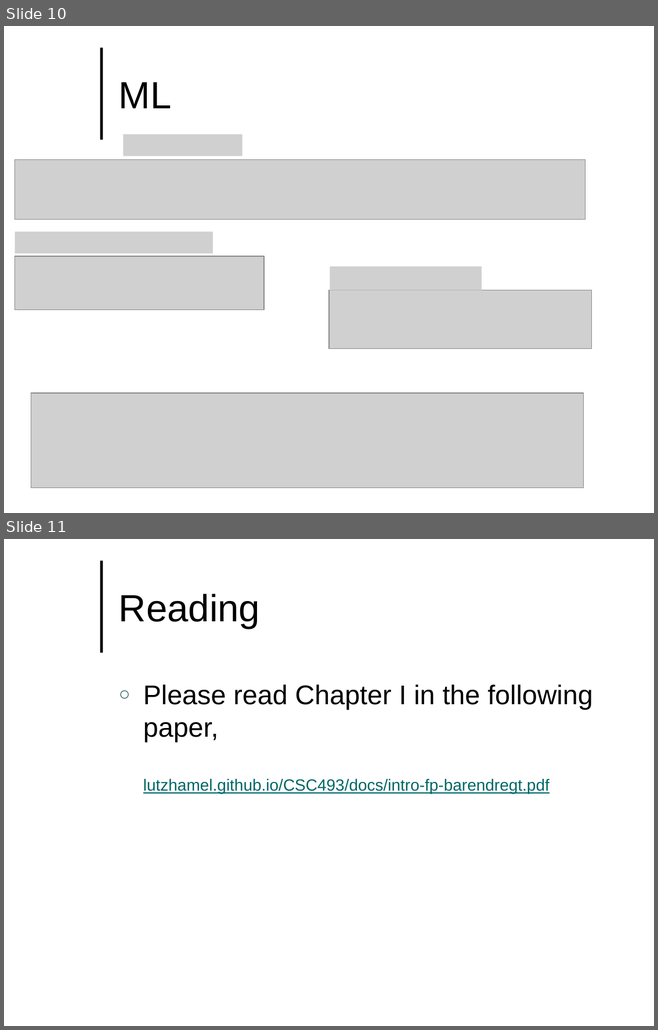
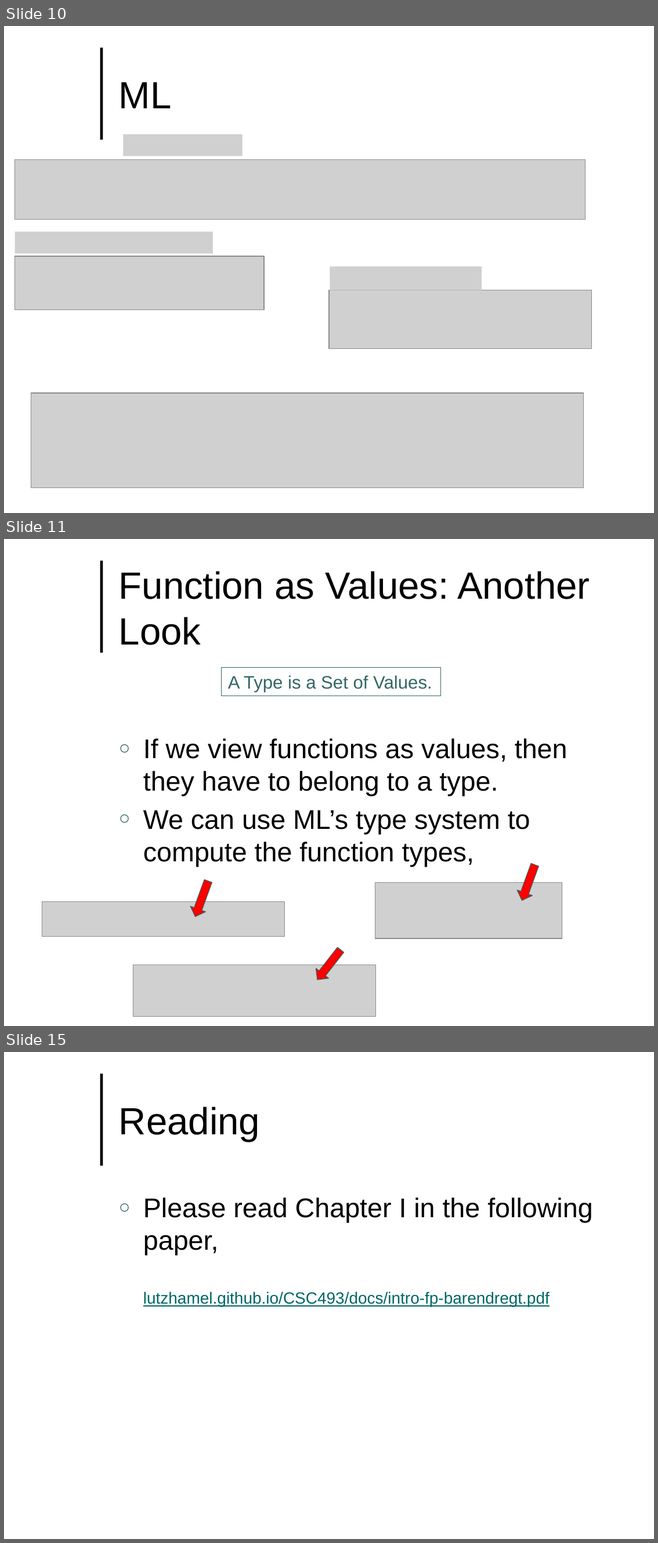
Before and after one commit to lutzhamel/CSC493, a slide deck: notes/csc493-ln010.pptx. Shown one above the other, each under a label of ours: slides 10 and 11 before the commit, slides 10, 11 and 15 after it; the slides between them are not shown. The pictures are 658x1030 and 658x1543 pixels, drawn with LibreOffice and Linux fonts; fonts in the diff are those of the drawing; grey boxes stand for pictures; background and template pictures are left out. Boxes give left, top, right and bottom in pixels: in the first picture for what was removed or moved away, otherwise in the second. Text is boxed around its words. In the diff, an @@ line names an element or a change of style, - is before the commit and + after.

```diff
--- a/notes/csc493-ln010.pptx
+++ b/notes/csc493-ln010.pptx
@@ slide 11 added at <box>4,539,654,1026</box>, background #FFFFFF; not listed: 1 template element that a slide beside it also shows @@
@@ title added at <box>119,571,590,645</box>, 42 pt, text #000000 @@
+Function as Values: Another Look
@@ rectangle added at <box>221,668,441,696</box>, outline #336666 0.75 pt, 20 pt, text #336666 @@
+A Type is a Set of Values.
@@ text added at <box>143,739,567,867</box>, 30 pt, text #000000 @@
+○ If we view functions as values, then they have to belong to a type.
+○ We can use ML’s type system to compute the function types,
@@ down arrow added at <box>514,862,542,903</box>, fill #FF0000, outline #336666 0.75 pt @@
@@ down arrow added at <box>188,878,216,919</box>, fill #FF0000, outline #336666 0.75 pt @@
@@ picture added at <box>375,882,562,939</box> @@
@@ picture added at <box>42,901,285,936</box> @@
@@ down arrow added at <box>311,945,347,985</box>, fill #FF0000, outline #336666 0.75 pt @@
@@ picture added at <box>133,965,376,1017</box> @@
@@ what was slide 11 is now slide 15 @@
```
Also in this commit, not shown: 3 other slides added, 1 other file.
